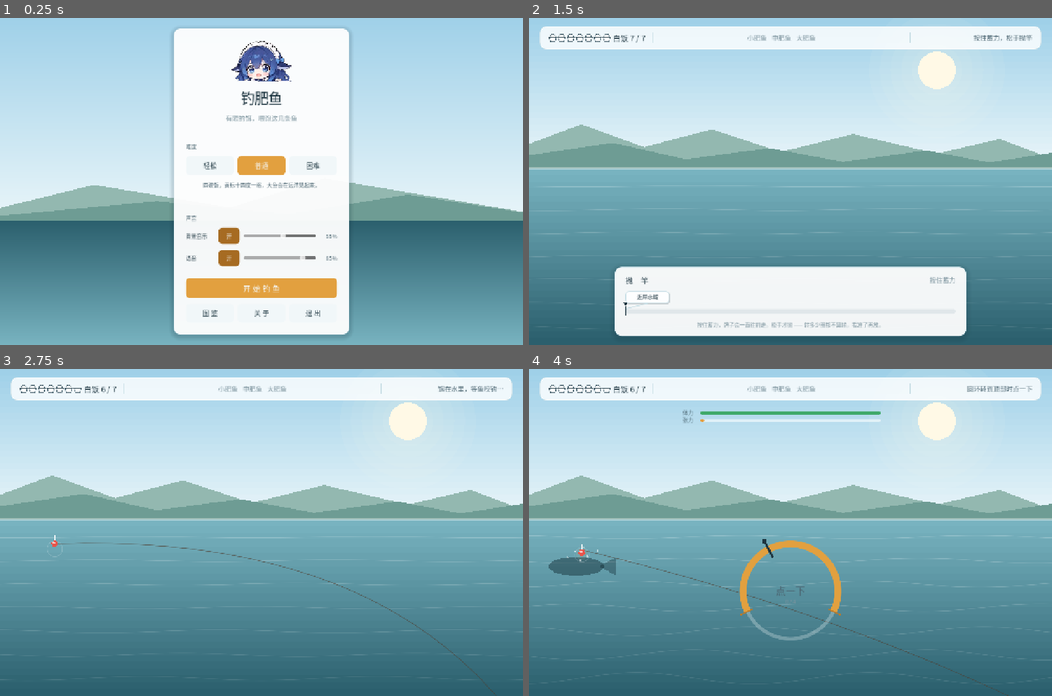
Above: before the commit, frames 1-4 (two rows, left to right).
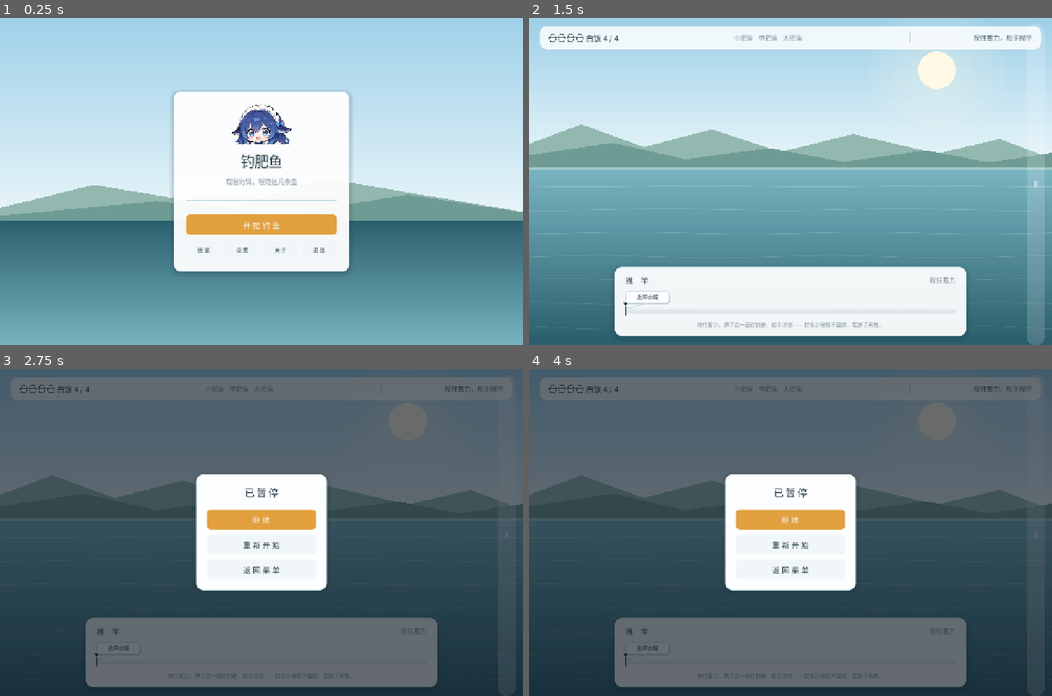
Above: after the commit, the same moments.

Repository: yes-a-hit/Fishing-the-fat-fish
Game: Godot game, scene res://menu.tscn
Same seed, same stepped clock (60 frames per second), same inputs: the game is played once before the commit and once after it.
Inputs (mouse positions are in pixels of both pictures, inside the frame that each line leads up to):
- Up to frame 1 (0.25 s): no input
- Up to frame 2 (1.5 s): click (738, 165) at 0.5 s, where only the run before the commit has a clickable "轻松"; click "开 始 钓 鱼" at 1.25 s
- Up to frame 3 (2.75 s): click (507, 535) at 2 s, where only the run after the commit has a clickable "Ⅱ"
- Up to frame 4 (4 s): click (790, 519) at 2.75 s, where only the run after the commit has a clickable "继 续"; click (1036, 535) at 3.5 s, where only the run after the commit has a clickable "Ⅱ"

The runs differ from the first frame. In frame 1, 18% of the frame differs, in the area x 33-67%, y 3-97%; in frame 2, 1.6%; in frame 3, 100%, in the area x 0-100%, y 0-100%; in frame 4, 100%.

Commit message:
整理主菜单，难度与音量移入设置页；右上角加暂停（Esc 等价）

Diff:
--- a/scripts/ui/game_root.gd
+++ b/scripts/ui/game_root.gd
@@ -33,6 +33,9 @@
 var _doubao_tip: Label = null
 var _doubao_gain: Label = null
 
+## 暂停遮罩。非 null 就代表正暂停着 —— 输入、tick、QTE 全靠这一个判据让路。
+var _paused_layer: Control = null
+
 
 func _ready() -> void:
 	# 根节点自己不能拦鼠标，否则点击在 GUI 层就被吃掉，
@@ -61,11 +64,22 @@
 
 
 func _process(delta: float) -> void:
+	# 暂停时整局冻住：session 不推进，QTE 不转，动画不停但不影响判定。
+	if _paused_layer != null:
+		return
 	if _session != null:
 		_session.tick(delta)
 
 
 func _unhandled_input(event: InputEvent) -> void:
+	# ESC 在任何阶段都能暂停，包括结算页 —— 结算页正是最想跑路的时候。
+	if event.is_action_pressed("ui_cancel"):
+		_toggle_pause()
+		accept_event()
+		return
+
+	if _paused_layer != null:
+		return
 	if _session == null or _session.phase == FishingSession.Phase.ENDED:
 		return
 	if _session.phase == FishingSession.Phase.LANDING:
@@ -173,6 +187,50 @@
 	# 7. 豆包图卡：钓上豆包时飘出来的一小块，2 秒后自己退
 	_doubao_card = _build_doubao_card()
 	add_child(_doubao_card)
+
+	# 8. 右上角暂停键。手机没有 ESC，只能靠这一颗；PC 上它和 ESC 等价。
+	_build_pause_button()
+
+
+## 右上角那颗「暂停」。锚在右上角，永远压在 HUD 之上、结算层之下。
+func _build_pause_button() -> void:
+	var layer := MarginContainer.new()
+	layer.set_anchors_and_offsets_preset(Control.PRESET_FULL_RECT)
+	layer.add_theme_constant_override("margin_right", 18)
+	layer.add_theme_constant_override("margin_top", 14)
+	layer.mouse_filter = Control.MOUSE_FILTER_IGNORE
+	add_child(layer)
+
+	var row := HBoxContainer.new()
+	row.alignment = BoxContainer.ALIGNMENT_END
+	row.mouse_filter = Control.MOUSE_FILTER_IGNORE
+	layer.add_child(row)
+
+	var btn := Button.new()
+	btn.text = "Ⅱ"
+	btn.tooltip_text = "暂停（Esc）"
+	btn.custom_minimum_size = Vector2(44, 40)
+	btn.add_theme_font_size_override("font_size", Palette.F_H3)
+	btn.focus_mode = Control.FOCUS_NONE
+	_paint_ghost_button(btn)
+	btn.pressed.connect(_toggle_pause)
+	row.add_child(btn)
+
+
+## 半透明胶囊按钮，压在湖面上不抢戏。
+func _paint_ghost_button(btn: Button) -> void:
+	for state in ["normal", "hover", "pressed"]:
+		var bg := Color(1, 1, 1, 0.16)
+		if state == "hover":
+			bg = Color(1, 1, 1, 0.28)
+		elif state == "pressed":
+			bg = Color(1, 1, 1, 0.10)
+		var sb := UIKit.flat(bg, btn.custom_minimum_size.y * 0.5)
+		sb.set_content_margin_all(6)
+		btn.add_theme_stylebox_override(state, sb)
+	btn.add_theme_color_override("font_color", Palette.ON_DARK)
+	btn.add_theme_color_override("font_hover_color", Palette.ON_DARK)
+	btn.add_theme_color_override("font_pressed_color", Palette.ON_DARK)
 
 
 ## 豆包图卡。整块浮在屏幕右侧偏上，不拦鼠标，不吃输入。
@@ -496,5 +554,87 @@
 
 
 func _back_to_menu() -> void:
+	_resume_tree()
 	_disconnect_session()
 	get_tree().change_scene_to_file("res://menu.tscn")
+
+
+# ---------- 暂停 ----------
+
+## ESC 和右上角那颗按钮走同一条路：按一下暂停，再按一下继续。
+func _toggle_pause() -> void:
+	if _paused_layer != null:
+		_resume_game()
+	else:
+		_pause_game()
+
+
+func _pause_game() -> void:
+	if _paused_layer != null:
+		return
+	# 真暂停整棵场景树：_process 停、Tween 停、动画停，退出时不会留下半个状态。
+	get_tree().paused = true
+
+	var layer := Control.new()
+	layer.set_anchors_and_offsets_preset(Control.PRESET_FULL_RECT)
+	# 遮罩自己必须在暂停中照常跑，否则它的按钮按不动。
+	layer.process_mode = Node.PROCESS_MODE_WHEN_PAUSED
+	add_child(layer)
+
+	var dim := ColorRect.new()
+	dim.color = Color(0.05, 0.08, 0.12, 0.62)
+	dim.set_anchors_and_offsets_preset(Control.PRESET_FULL_RECT)
+	dim.mouse_filter = Control.MOUSE_FILTER_STOP
+	layer.add_child(dim)
+
+	var center := CenterContainer.new()
+	center.set_anchors_and_offsets_preset(Control.PRESET_FULL_RECT)
+	center.mouse_filter = Control.MOUSE_FILTER_IGNORE
+	layer.add_child(center)
+
+	var card := UIKit.card(Palette.CARD, Palette.RADIUS, 26)
+	card.custom_minimum_size = Vector2(320, 0)
+	center.add_child(card)
+
+	var col := VBoxContainer.new()
+	col.add_theme_constant_override("separation", 12)
+	card.add_child(col)
+
+	col.add_child(UIKit.title("已 暂 停", Palette.F_H2))
+	col.add_child(UIKit.divider())
+
+	var resume := UIKit.button("继 续", true)
+	resume.pressed.connect(_resume_game)
+	col.add_child(resume)
+
+	var restart := UIKit.button("重 新 开 始", false)
+	restart.pressed.connect(_restart_from_pause)
+	col.add_child(restart)
+
+	var menu := UIKit.button("返 回 菜 单", false)
+	menu.pressed.connect(_back_to_menu)
+	col.add_child(menu)
+
+	_paused_layer = layer
+
+
+func _resume_game() -> void:
+	if _paused_layer == null:
+		return
+	_paused_layer.queue_free()
+	_paused_layer = null
+	get_tree().paused = false
+
+
+func _resume_tree() -> void:
+	# 任何离开这一局的路径都必须先把树解开，否则换场景后新场景也是冻的。
+	get_tree().paused = false
+
+
+func _restart_from_pause() -> void:
+	var layer := _paused_layer
+	_paused_layer = null
+	get_tree().paused = false
+	if layer != null:
+		layer.queue_free()
+	_start_session()
--- a/scripts/ui/menu_root.gd
+++ b/scripts/ui/menu_root.gd
@@ -1,32 +1,20 @@
 extends Control
 
-## 主菜单 + 设置。整个游戏唯一的入口。
+## 主菜单。整个游戏唯一的入口。
 ##
-## 菜单和设置合成一页：这个游戏需要玩家配置的只有难度，
-## 再拆一个「设置」子页面点进去选一次难度是纯多余的操作。
+## 这一页只做一件事：开始。难度和音量都收进 settings.tscn 了 ——
+## 首屏摆一排难度按钮和两个滑块，玩家每次进来都得先看一遍噪音。
 ##
 ## 难度写进 user://settings.json，game_root 启动时读回来套到 GameTuning 上。
-## 选完点「开始钓鱼」→ change_scene_to_file("res://main.tscn")。
 
 const GAME_SCENE := "res://main.tscn"
 const GALLERY_SCENE := "res://gallery.tscn"
 const ABOUT_SCENE := "res://about.tscn"
-
-var _settings: GameSettings = null
-var _tuning: GameTuning = null
-var _options: Array = []
-var _buttons: Dictionary = {}
-var _blurb: Label = null
-var _audio_rows: Dictionary = {}
+const SETTINGS_SCENE := "res://settings.tscn"
 
 
 func _ready() -> void:
 	mouse_filter = Control.MOUSE_FILTER_IGNORE
-
-	_settings = GameSettings.load_settings()
-	_tuning = ConfigLoader.load_tuning()
-	_options = _tuning.difficulty_options()
-
 	_build_background()
 	_build_card()
 
@@ -57,7 +45,6 @@
 		PackedColorArray([Palette.WATER_DEEP, Palette.WATER_DEEP, Palette.WATER_SHALLOW, Palette.WATER_SHALLOW])
 	)
 
-	# 远山：两层压扁的椭圆，纯装饰
 	canvas.draw_colored_polygon(PackedVector2Array([
 		Vector2(-w * 0.1, horizon),
 		Vector2(w * 0.18, horizon - h * 0.11),
@@ -73,7 +60,6 @@
 		Vector2(w * 1.1, horizon),
 	]), Palette.HILL_NEAR)
 
-	# 水面高光
 	canvas.draw_rect(Rect2(0, horizon - 1.0, w, 2.0), Palette.WATER_LINE)
 
 
@@ -102,196 +88,32 @@
 	sub.horizontal_alignment = HORIZONTAL_ALIGNMENT_CENTER
 	col.add_child(sub)
 
-	col.add_child(UIKit.spacer(4))
+	col.add_child(UIKit.spacer(6))
 	col.add_child(UIKit.divider())
-
-	var cap := UIKit.label("难度", Palette.F_SMALL, Palette.INK_SOFT)
-	col.add_child(cap)
-
-	var row := HBoxContainer.new()
-	row.add_theme_constant_override("separation", 8)
-	col.add_child(row)
-	for opt in _options:
-		var b := UIKit.button(String(opt["label"]), false)
-		b.size_flags_horizontal = Control.SIZE_EXPAND_FILL
-		b.add_theme_font_size_override("font_size", Palette.F_BODY)
-		b.pressed.connect(_on_pick.bind(String(opt["key"])))
-		row.add_child(b)
-		_buttons[String(opt["key"])] = b
-
-	_blurb = UIKit.wrap_label("", Palette.F_SMALL, Palette.INK_SOFT)
-	_blurb.custom_minimum_size = Vector2(0, 36)
-	col.add_child(_blurb)
-
-	_build_audio_section(col)
-
-	col.add_child(UIKit.divider())
+	col.add_child(UIKit.spacer(6))
 
 	var start := UIKit.button("开 始 钓 鱼", true)
 	start.pressed.connect(_on_start)
 	col.add_child(start)
 
 	var footer_row := HBoxContainer.new()
-	footer_row.add_theme_constant_override("separation", 8)
+	footer_row.add_theme_constant_override("separation", 6)
 	col.add_child(footer_row)
 
-	var gallery := UIKit.button("图 鉴", false)
-	gallery.add_theme_font_size_override("font_size", Palette.F_BODY)
-	gallery.size_flags_horizontal = Control.SIZE_EXPAND_FILL
-	gallery.pressed.connect(_on_gallery)
-	footer_row.add_child(gallery)
-
-	var about := UIKit.button("关 于", false)
-	about.add_theme_font_size_override("font_size", Palette.F_BODY)
-	about.size_flags_horizontal = Control.SIZE_EXPAND_FILL
-	about.pressed.connect(_on_about)
-	footer_row.add_child(about)
-
-	var quit := UIKit.button("退 出", false)
-	quit.add_theme_font_size_override("font_size", Palette.F_BODY)
-	quit.size_flags_horizontal = Control.SIZE_EXPAND_FILL
-	quit.pressed.connect(func(): get_tree().quit())
-	footer_row.add_child(quit)
-
-	_refresh_selection()
-	_wire_audio_rows()
-
-
-# ---------- 声音 ----------
-
-func _build_audio_section(col: VBoxContainer) -> void:
-	col.add_child(UIKit.spacer(2))
-	col.add_child(UIKit.divider())
-	col.add_child(UIKit.label("声音", Palette.F_SMALL, Palette.INK_SOFT))
-	_audio_rows["bgm"] = _build_audio_row(col, "背景音乐", _settings.bgm_on, _settings.bgm_volume)
-	_audio_rows["voice"] = _build_audio_row(col, "语音", _settings.voice_on, _settings.voice_volume)
-
-
-## 一行 = 名字 + 开关 + 滑块 + 百分比。返回这三个控件，方便之后回灌状态。
-func _build_audio_row(col: VBoxContainer, caption: String, on: bool, vol: float) -> Dictionary:
-	var row := HBoxContainer.new()
-	row.add_theme_constant_override("separation", 10)
-	col.add_child(row)
-
-	var name_label := UIKit.label(caption, Palette.F_SMALL, Palette.INK)
-	name_label.custom_minimum_size = Vector2(70, 0)
-	name_label.vertical_alignment = VERTICAL_ALIGNMENT_CENTER
-	row.add_child(name_label)
-
-	var toggle := Button.new()
-	toggle.toggle_mode = true
-	toggle.button_pressed = on
-	toggle.custom_minimum_size = Vector2(52, 0)
-	toggle.size_flags_vertical = Control.SIZE_SHRINK_CENTER
-	toggle.add_theme_font_size_override("font_size", Palette.F_SMALL)
-	toggle.text = "开" if on else "关"
-	row.add_child(toggle)
-
-	var slider := HSlider.new()
-	slider.min_value = 0.0
-	slider.max_value = 1.0
-	slider.step = 0.05
-	slider.value = vol
-	slider.size_flags_horizontal = Control.SIZE_EXPAND_FILL
-	slider.size_flags_vertical = Control.SIZE_SHRINK_CENTER
-	row.add_child(slider)
-
-	var pct := UIKit.label("%d%%" % roundi(vol * 100.0), Palette.F_SMALL, Palette.INK_SOFT)
-	pct.custom_minimum_size = Vector2(42, 0)
-	pct.horizontal_alignment = HORIZONTAL_ALIGNMENT_RIGHT
-	pct.vertical_alignment = VERTICAL_ALIGNMENT_CENTER
-	row.add_child(pct)
-
-	return {"toggle": toggle, "slider": slider, "pct": pct, "name": caption}
-
-
-## 两个通道接同一套回调，靠 channel 反查是哪一路。
-func _wire_audio_rows() -> void:
-	for channel in _audio_rows.keys():
-		var ui: Dictionary = _audio_rows[channel]
-		var toggle: Button = ui["toggle"]
-		var slider: HSlider = ui["slider"]
-		toggle.toggled.connect(_on_audio_toggle.bind(String(channel)))
-		slider.value_changed.connect(_on_audio_slider.bind(String(channel)))
-		_style_toggle(toggle)
-
-
-func _on_audio_toggle(pressed: bool, channel: String) -> void:
-	if channel == "bgm":
-		_settings.bgm_on = pressed
-	else:
-		_settings.voice_on = pressed
-	var ui: Dictionary = _audio_rows[channel]
-	var toggle: Button = ui["toggle"]
-	toggle.text = "开" if pressed else "关"
-	_style_toggle(toggle)
-	_settings.save()
-	Audio.apply_settings(_settings)
-
-
-func _on_audio_slider(value: float, channel: String) -> void:
-	if channel == "bgm":
-		_settings.bgm_volume = value
-	else:
-		_settings.voice_volume = value
-	var ui: Dictionary = _audio_rows[channel]
-	var pct: Label = ui["pct"]
-	pct.text = "%d%%" % roundi(value * 100.0)
-	_settings.save()
-	Audio.apply_settings(_settings)
-
-
-func _style_toggle(toggle: Button) -> void:
-	var on := toggle.button_pressed
-	var base := Palette.ACCENT if on else Palette.CARD_SOFT
-	var hover := Palette.ACCENT_DEEP if on else Palette.CARD_EDGE
-	var fg := Palette.ON_DARK if on else Palette.INK_SOFT
-	toggle.add_theme_stylebox_override("normal", _btn_box(base))
-	toggle.add_theme_stylebox_override("hover", _btn_box(hover))
-	toggle.add_theme_stylebox_override("pressed", _btn_box(hover.darkened(0.12)))
-	toggle.add_theme_color_override("font_color", fg)
-	toggle.add_theme_color_override("font_hover_color", fg)
-	toggle.add_theme_color_override("font_pressed_color", fg)
+	for spec in [
+		{"text": "图 鉴", "cb": _on_gallery},
+		{"text": "设 置", "cb": _on_settings},
+		{"text": "关 于", "cb": _on_about},
+		{"text": "退 出", "cb": func(): get_tree().quit()},
+	]:
+		var b := UIKit.button(String(spec["text"]), false)
+		b.add_theme_font_size_override("font_size", Palette.F_SMALL)
+		b.size_flags_horizontal = Control.SIZE_EXPAND_FILL
+		b.pressed.connect(spec["cb"])
+		footer_row.add_child(b)
 
 
 # ---------- 交互 ----------
-
-func _on_pick(key: String) -> void:
-	_settings.difficulty = key
-	_settings.save()
-	_refresh_selection()
-
-
-func _refresh_selection() -> void:
-	for key in _buttons.keys():
-		var b: Button = _buttons[key]
-		var active: bool = String(key) == _settings.difficulty
-		var base := Palette.ACCENT if active else Palette.CARD_SOFT
-		var hover := Palette.ACCENT_DEEP if active else Palette.CARD_EDGE
-		var fg := Palette.ON_DARK if active else Palette.INK
-		b.add_theme_stylebox_override("normal", _btn_box(base))
-		b.add_theme_stylebox_override("hover", _btn_box(hover))
-		b.add_theme_stylebox_override("pressed", _btn_box(hover.darkened(0.12)))
-		b.add_theme_color_override("font_color", fg)
-		b.add_theme_color_override("font_hover_color", fg)
-		b.add_theme_color_override("font_pressed_color", fg)
-
-	if _blurb != null:
-		_blurb.text = _blurb_of(_settings.difficulty)
-
-
-func _blurb_of(key: String) -> String:
-	for opt in _options:
-		if String(opt["key"]) == key:
-			return String(opt["blurb"])
-	return ""
-
-
-func _btn_box(bg: Color) -> StyleBoxFlat:
-	var sb := UIKit.flat(bg, Palette.RADIUS_SM + 2)
-	sb.set_content_margin_all(10)
-	return sb
-
 
 func _on_start() -> void:
 	get_tree().change_scene_to_file(GAME_SCENE)
@@ -301,5 +123,9 @@
 	get_tree().change_scene_to_file(GALLERY_SCENE)
 
 
+func _on_settings() -> void:
+	get_tree().change_scene_to_file(SETTINGS_SCENE)
+
+
 func _on_about() -> void:
 	get_tree().change_scene_to_file(ABOUT_SCENE)
--- /dev/null
+++ b/scripts/ui/settings_root.gd
@@ -0,0 +1,257 @@
+extends Control
+
+## 设置页：难度 + 声音。
+##
+## 主菜单只放「开始」，需要调的东西全收进这里 —— 一张卡上同时摆难度按钮和
+## 两个音量滑块，玩家进来一次就能改完，不用来回跳。
+##
+## 每改一项立刻写盘（GameSettings.save）并同时推给 Audio，
+## 所以从这里退出去打一局，改动已经生效了，没有「保存」按钮。
+
+const MENU_SCENE := "res://menu.tscn"
+
+var _settings: GameSettings = null
+var _tuning: GameTuning = null
+var _options: Array = []
+var _buttons: Dictionary = {}
+var _blurb: Label = null
+var _audio_rows: Dictionary = {}
+
+
+func _ready() -> void:
+	mouse_filter = Control.MOUSE_FILTER_IGNORE
+
+	_settings = GameSettings.load_settings()
+	_tuning = ConfigLoader.load_tuning()
+	_options = _tuning.difficulty_options()
+
+	_build_background()
+	_build_card()
+
+
+func _unhandled_input(event: InputEvent) -> void:
+	if event.is_action_pressed("ui_cancel"):
+		_back()
+
+
+# ---------- 背景 ----------
+
+func _build_background() -> void:
+	var bg := Control.new()
+	bg.set_anchors_and_offsets_preset(Control.PRESET_FULL_RECT)
+	bg.mouse_filter = Control.MOUSE_FILTER_IGNORE
+	bg.draw.connect(_draw_background.bind(bg))
+	add_child(bg)
+
+
+func _draw_background(canvas: Control) -> void:
+	var w := canvas.size.x
+	var h := canvas.size.y
+	if w <= 1.0 or h <= 1.0:
+		return
+	var horizon := h * 0.62
+
+	canvas.draw_polygon(
+		PackedVector2Array([Vector2(0, 0), Vector2(w, 0), Vector2(w, horizon), Vector2(0, horizon)]),
+		PackedColorArray([Palette.SKY_TOP, Palette.SKY_TOP, Palette.SKY_LOW, Palette.SKY_LOW])
+	)
+	canvas.draw_polygon(
+		PackedVector2Array([Vector2(0, horizon), Vector2(w, horizon), Vector2(w, h), Vector2(0, h)]),
+		PackedColorArray([Palette.WATER_DEEP, Palette.WATER_DEEP, Palette.WATER_SHALLOW, Palette.WATER_SHALLOW])
+	)
+	canvas.draw_colored_polygon(PackedVector2Array([
+		Vector2(-w * 0.1, horizon),
+		Vector2(w * 0.18, horizon - h * 0.11),
+		Vector2(w * 0.44, horizon - h * 0.04),
+		Vector2(w * 0.62, horizon - h * 0.13),
+		Vector2(w * 1.1, horizon),
+	]), Palette.HILL_FAR)
+	canvas.draw_colored_polygon(PackedVector2Array([
+		Vector2(-w * 0.1, horizon),
+		Vector2(w * 0.30, horizon - h * 0.06),
+		Vector2(w * 0.55, horizon - h * 0.02),
+		Vector2(w * 0.78, horizon - h * 0.08),
+		Vector2(w * 1.1, horizon),
+	]), Palette.HILL_NEAR)
+	canvas.draw_rect(Rect2(0, horizon - 1.0, w, 2.0), Palette.WATER_LINE)
+
+
+# ---------- 卡片 ----------
+
+func _build_card() -> void:
+	var center := CenterContainer.new()
+	center.set_anchors_and_offsets_preset(Control.PRESET_FULL_RECT)
+	center.mouse_filter = Control.MOUSE_FILTER_IGNORE
+	add_child(center)
+
+	var card := UIKit.card(Color(1, 1, 1, 0.95), Palette.RADIUS, 30)
+	card.custom_minimum_size = Vector2(430, 0)
+	center.add_child(card)
+
+	var col := VBoxContainer.new()
+	col.add_theme_constant_override("separation", 14)
+	card.add_child(col)
+
+	col.add_child(UIKit.title("设 置", Palette.F_TITLE))
+
+	col.add_child(UIKit.spacer(2))
+	col.add_child(UIKit.label("难度", Palette.F_SMALL, Palette.INK_SOFT))
+
+	var row := HBoxContainer.new()
+	row.add_theme_constant_override("separation", 8)
+	col.add_child(row)
+	for opt in _options:
+		var b := UIKit.button(String(opt["label"]), false)
+		b.size_flags_horizontal = Control.SIZE_EXPAND_FILL
+		b.add_theme_font_size_override("font_size", Palette.F_BODY)
+		b.pressed.connect(_on_pick.bind(String(opt["key"])))
+		row.add_child(b)
+		_buttons[String(opt["key"])] = b
+
+	_blurb = UIKit.wrap_label("", Palette.F_SMALL, Palette.INK_SOFT)
+	_blurb.custom_minimum_size = Vector2(0, 36)
+	col.add_child(_blurb)
+
+	col.add_child(UIKit.spacer(2))
+	col.add_child(UIKit.divider())
+	col.add_child(UIKit.label("声音", Palette.F_SMALL, Palette.INK_SOFT))
+	_audio_rows["bgm"] = _build_audio_row(col, "背景音乐", _settings.bgm_on, _settings.bgm_volume)
+	_audio_rows["voice"] = _build_audio_row(col, "语音", _settings.voice_on, _settings.voice_volume)
+
+	col.add_child(UIKit.divider())
+
+	var back := UIKit.button("返 回", true)
+	back.pressed.connect(_back)
+	col.add_child(back)
+
+	_refresh_selection()
+	_wire_audio_rows()
+
+
+## 一行 = 名字 + 开关 + 滑块 + 百分比。
+func _build_audio_row(col: VBoxContainer, caption: String, on: bool, vol: float) -> Dictionary:
+	var row := HBoxContainer.new()
+	row.add_theme_constant_override("separation", 10)
+	col.add_child(row)
+
+	var name_label := UIKit.label(caption, Palette.F_SMALL, Palette.INK)
+	name_label.custom_minimum_size = Vector2(70, 0)
+	name_label.vertical_alignment = VERTICAL_ALIGNMENT_CENTER
+	row.add_child(name_label)
+
+	var toggle := Button.new()
+	toggle.toggle_mode = true
+	toggle.button_pressed = on
+	toggle.custom_minimum_size = Vector2(52, 0)
+	toggle.size_flags_vertical = Control.SIZE_SHRINK_CENTER
+	toggle.add_theme_font_size_override("font_size", Palette.F_SMALL)
+	toggle.text = "开" if on else "关"
+	row.add_child(toggle)
+
+	var slider := HSlider.new()
+	slider.min_value = 0.0
+	slider.max_value = 1.0
+	slider.step = 0.05
+	slider.value = vol
+	slider.size_flags_horizontal = Control.SIZE_EXPAND_FILL
+	slider.size_flags_vertical = Control.SIZE_SHRINK_CENTER
+	row.add_child(slider)
+
+	var pct := UIKit.label("%d%%" % roundi(vol * 100.0), Palette.F_SMALL, Palette.INK_SOFT)
+	pct.custom_minimum_size = Vector2(42, 0)
+	pct.horizontal_alignment = HORIZONTAL_ALIGNMENT_RIGHT
+	pct.vertical_alignment = VERTICAL_ALIGNMENT_CENTER
+	row.add_child(pct)
+
+	return {"toggle": toggle, "slider": slider, "pct": pct, "name": caption}
+
+
+func _wire_audio_rows() -> void:
+	for channel in _audio_rows.keys():
+		var ui: Dictionary = _audio_rows[channel]
+		var toggle: Button = ui["toggle"]
+		var slider: HSlider = ui["slider"]
+		toggle.toggled.connect(_on_audio_toggle.bind(String(channel)))
+		slider.value_changed.connect(_on_audio_slider.bind(String(channel)))
+		_style_toggle(toggle)
+
+
+func _on_audio_toggle(pressed: bool, channel: String) -> void:
+	if channel == "bgm":
+		_settings.bgm_on = pressed
+	else:
+		_settings.voice_on = pressed
+	var ui: Dictionary = _audio_rows[channel]
+	var toggle: Button = ui["toggle"]
+	toggle.text = "开" if pressed else "关"
+	_style_toggle(toggle)
+	_settings.save()
+	Audio.apply_settings(_settings)
+
+
+func _on_audio_slider(value: float, channel: String) -> void:
+	if channel == "bgm":
+		_settings.bgm_volume = value
+	else:
+		_settings.voice_volume = value
+	var ui: Dictionary = _audio_rows[channel]
+	var pct: Label = ui["pct"]
+	pct.text = "%d%%" % roundi(value * 100.0)
+	_settings.save()
+	Audio.apply_settings(_settings)
+
+
+func _style_toggle(toggle: Button) -> void:
+	var on := toggle.button_pressed
+	var base := Palette.ACCENT if on else Palette.CARD_SOFT
+	var hover := Palette.ACCENT_DEEP if on else Palette.CARD_EDGE
+	var fg := Palette.ON_DARK if on else Palette.INK_SOFT
+	toggle.add_theme_stylebox_override("normal", _btn_box(base))
+	toggle.add_theme_stylebox_override("hover", _btn_box(hover))
+	toggle.add_theme_stylebox_override("pressed", _btn_box(hover.darkened(0.12)))
+	toggle.add_theme_color_override("font_color", fg)
+	toggle.add_theme_color_override("font_hover_color", fg)
+	toggle.add_theme_color_override("font_pressed_color", fg)
+
+
+# ---------- 交互 ----------
+
+func _on_pick(key: String) -> void:
+	_settings.difficulty = key
+	_settings.save()
+	_refresh_selection()
+
+
+func _refresh_selection() -> void:
+	for key in _buttons.keys():
+		var b: Button = _buttons[key]
+		var active: bool = String(key) == _settings.difficulty
+		var base := Palette.ACCENT if active else Palette.CARD_SOFT
+		var hover := Palette.ACCENT_DEEP if active else Palette.CARD_EDGE
+		var fg := Palette.ON_DARK if active else Palette.INK
+		b.add_theme_stylebox_override("normal", _btn_box(base))
+		b.add_theme_stylebox_override("hover", _btn_box(hover))
+		b.add_theme_stylebox_override("pressed", _btn_box(hover.darkened(0.12)))
+		b.add_theme_color_override("font_color", fg)
+		b.add_theme_color_override("font_hover_color", fg)
+		b.add_theme_color_override("font_pressed_color", fg)
+
+	if _blurb != null:
+		_blurb.text = _blurb_of(_settings.difficulty)
+
+
+func _blurb_of(key: String) -> String:
+	for opt in _options:
+		if String(opt["key"]) == key:
+			return String(opt["blurb"])
+	return ""
+
+
+func _btn_box(bg: Color) -> StyleBoxFlat:
+	var sb := UIKit.flat(bg, Palette.RADIUS_SM + 2)
+	sb.set_content_margin_all(10)
+	return sb
+
+
+func _back() -> void:
+	get_tree().change_scene_to_file(MENU_SCENE)
--- /dev/null
+++ b/settings.tscn
@@ -0,0 +1,12 @@
+[gd_scene load_steps=2 format=3 uid="uid://bqsettiings01"]
+
+[ext_resource type="Script" path="res://scripts/ui/settings_root.gd" id="1_settings"]
+
+[node name="Settings" type="Control"]
+layout_mode = 3
+anchors_preset = 15
+anchor_right = 1.0
+anchor_bottom = 1.0
+grow_horizontal = 2
+grow_vertical = 2
+script = ExtResource("1_settings")
--- a/tests/selftest.gd
+++ b/tests/selftest.gd
@@ -58,6 +58,7 @@
 	_case_about()
 	_case_line_break()
 	_case_scene_boot()
+	_case_pause()
 	_case_mouse_policy()
 	_case_ending_overlay()
 	_case_settings_roundtrip()
@@ -989,6 +990,44 @@
 	g.free()
 
 
+## 暂停：ESC 和右上角那颗按钮走同一条路，暂停中 session 不许推进。
+func _case_pause() -> void:
+	print("[case] 暂停")
+	var g = _spawn_game()
+	if g == null:
+		return
+
+	_ok("开局没在暂停", g._paused_layer == null and not get_root().get_tree().paused)
+	_ok("右上角有暂停键", _collect_button_text(g).has("Ⅱ"))
+
+	# 记一个会变的量：暂停期间它必须一动不动
+	g._session.charge = 0.37
+	g._pause_game()
+	_ok("暂停后遮罩在", g._paused_layer != null)
+	_ok("暂停后场景树冻结", get_root().get_tree().paused)
+
+	var before: float = g._session.charge
+	g._process(0.5)
+	g._process(0.5)
+	_check("暂停中 session 不推进", g._session.charge, before)
+
+	g._resume_game()
+	_ok("继续后遮罩没了", g._paused_layer == null)
+	_ok("继续后场景树解冻", not get_root().get_tree().paused)
+
+	# 再暂停一次，走「重新开始」那条路，必须解冻并且换一局新的
+	g._pause_game()
+	var old: FishingSession = g._session
+	g._restart_from_pause()
+	_ok("重新开始后遮罩没了", g._paused_layer == null)
+	_ok("重新开始后场景树解冻", not get_root().get_tree().paused)
+	_ok("重新开始后是新的 session", g._session != null and g._session != old)
+	_check("重新开始后回到起手", g._session.phase, FishingSession.Phase.AIMING)
+
+	g.free()
+	get_root().get_tree().paused = false
+
+
 ## 收集一棵节点树下所有 Button 的文字，用来验按钮有没有真的被摆出来。
 func _collect_button_text(root: Node) -> Array:
 	var out: Array = []
@@ -1196,7 +1235,7 @@
 
 
 
-## 菜单：难度按钮、说明、点击落盘。
+## 主菜单只负责开始 + 四个入口，难度和音量搬去 settings.tscn 了。
 func _case_menu_boot() -> void:
 	print("[case] 菜单装配")
 	var packed := load("res://menu.tscn") as PackedScene
@@ -1204,24 +1243,50 @@
 	if packed == null:
 		return
 
-	# 记住玩家真实设置，测完还原，别污染
 	var original := GameSettings.load_settings().difficulty
 
 	var m = packed.instantiate()
 	get_root().add_child(m)
 
-	_check("难度按钮数量", m._buttons.size(), 3)
-	_ok("当前难度有对应按钮", m._buttons.has(m._settings.difficulty))
-	_ok("说明文字已填", m._blurb != null and m._blurb.text != "")
-
-	m._on_pick("hard")
-	_check("切换难度生效", m._settings.difficulty, "hard")
+	var labels := _collect_button_text(m)
+	_ok("菜单有「开始钓鱼」", labels.has("开 始 钓 鱼"))
+	_ok("菜单有「设置」入口", labels.has("设 置"))
+	_ok("菜单不再摆难度按钮", not labels.has("轻松") and not labels.has("普通") and not labels.has("困难"))
+	_ok("菜单不再摆音量滑块", _count_type(m, "HSlider") == 0)
+
+	m.free()
+
+	# 设置页：难度三按钮 + 两个滑块 + 落盘
+	var sp := load("res://settings.tscn") as PackedScene
+	_ok("settings.tscn 能加载", sp != null)
+	if sp == null:
+		return
+	var s = sp.instantiate()
+	get_root().add_child(s)
+
+	_check("设置页难度按钮数", s._buttons.size(), 3)
+	_ok("当前难度有对应按钮", s._buttons.has(s._settings.difficulty))
+	_ok("设置页有说明文字", s._blurb != null and s._blurb.text != "")
+	_check("设置页有两个音量滑块", _count_type(s, "HSlider"), 2)
+
+	s._on_pick("hard")
+	_check("切换难度生效", s._settings.difficulty, "hard")
 	_check("难度已落盘", GameSettings.load_settings().difficulty, "hard")
 
 	var restore := GameSettings.new()
 	restore.difficulty = original
 	restore.save()
-	m.free()
+	s.free()
+
+
+## 递归数某类节点有几个，用来确认菜单里确实没有滑块了。
+func _count_type(root: Node, cls: String) -> int:
+	var n := 0
+	if root.is_class(cls):
+		n += 1
+	for c in root.get_children():
+		n += _count_type(c, cls)
+	return n
 
 
 ## 难度必须真的改到数值上，不能只是换个标签。
Not shown, added: scripts/ui/settings_root.gd.uid
Not shown, removed: docs/download/钓肥鱼-v1.0.4-windows-x64.zip
Not shown, removed: docs/download/钓肥鱼-v1.0.4.apk
Not shown, added: docs/download/钓肥鱼-v1.1.0-windows-x64.zip
Not shown, added: docs/download/钓肥鱼-v1.1.0.apk
Not shown, changed: docs/index.pck
